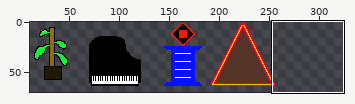
A sprite sheet gets an edit: 追跡者１/追跡者１/ueki.png. The first picture is a wide view before the edit; the outline marks the close-up.
Close-up. Before the commit:
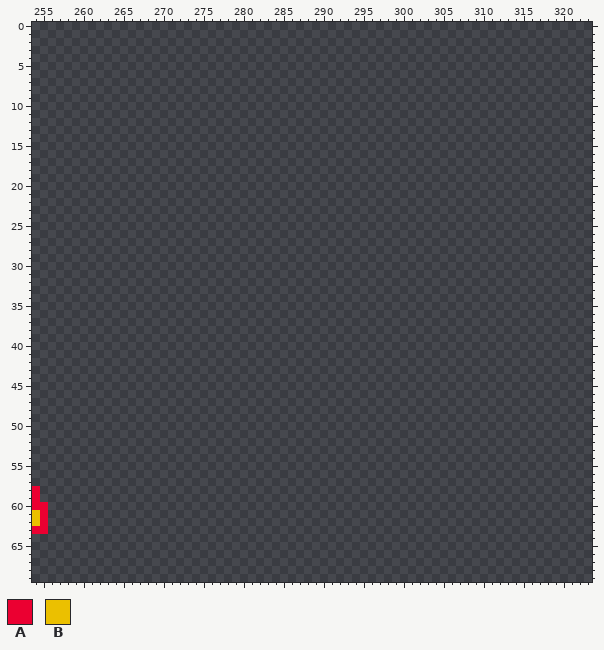
The file is 512x512 pixels. Pixels under 10% opacity are left out. Colours within 5 levels of each other are drawn and written as one. Shown: x 254..323, y 0..69. The wide view leaves out empty margins.
Palette (. is transparent): A #eb0031  B #ebc000
Pixels before (only the part around the change), first column x 254:
 0 ......................................................................
 1 ......................................................................
 2 ......................................................................
 3 ......................................................................
 4 ......................................................................
 5 ......................................................................
 6 ......................................................................
 7 ......................................................................
 8 ......................................................................
 9 ......................................................................
10 ......................................................................
11 ......................................................................
12 ......................................................................
13 ......................................................................
14 ......................................................................
15 ......................................................................
16 ......................................................................
17 ......................................................................
18 ......................................................................
19 ......................................................................
20 ......................................................................
21 ......................................................................
22 ......................................................................
23 ......................................................................
24 ......................................................................
25 ......................................................................
26 ......................................................................
27 ......................................................................
28 ......................................................................
29 ......................................................................
30 ......................................................................
31 ......................................................................
32 ......................................................................
33 ......................................................................
34 ......................................................................
35 ......................................................................
36 ......................................................................
37 ......................................................................
38 ......................................................................
39 ......................................................................
40 ......................................................................
41 ......................................................................
42 ......................................................................
43 ......................................................................
44 ......................................................................
45 ......................................................................
46 ......................................................................
47 ......................................................................
48 ......................................................................
49 ......................................................................
50 ......................................................................
51 ......................................................................
52 ......................................................................
53 ......................................................................
54 ......................................................................
55 ......................................................................
56 ......................................................................
57 ......................................................................
58 A.....................................................................
59 A.....................................................................
60 AA....................................................................
61 BA....................................................................
62 BA....................................................................
63 AA....................................................................
64 ......................................................................
65 ......................................................................
66 ......................................................................
67 ......................................................................
68 ......................................................................
69 ......................................................................
After:
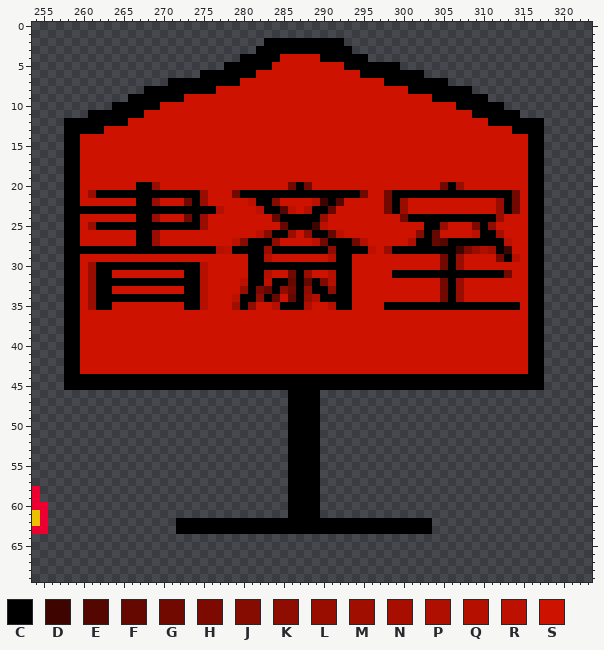
Colours new in this view: C #000000  D #3e0500  E #540700  F #640800  G #710900  H #7c0a00  J #860b00  K #8f0c00  L #980d00  M #a00e00  N #a80e00  P #af0f00  Q #b50f00  R #bc1000  S #ce1200
Difference:
Changed rows in their new state; - is an unchanged pixel.
first column x 258:
 2 -------------------------CCCCCCCCCC-------------------------
 3 ------------------------CCCCCCCCCCCC------------------------
 4 ----------------------CCCCCSSSSSCCCCCC----------------------
 5 --------------------CCCCCCSSSSSSSSSCCCCCCC------------------
 6 -----------------CCCCCCCSSSSSSSSSSSSSCCCCCCCC---------------
 7 -------------CCCCCCCCCSSSSSSSSSSSSSSSSSSCCCCCCCC------------
 8 ----------CCCCCCCCCSSSSSSSSSSSSSSSSSSSSSSSSCCCCCCCC---------
 9 --------CCCCCCCSSSSSSSSSSSSSSSSSSSSSSSSSSSSSSSCCCCCCC-------
10 ------CCCCCCSSSSSSSSSSSSSSSSSSSSSSSSSSSSSSSSSSSSSCCCCCC-----
11 ---CCCCCCCSSSSSSSSSSSSSSSSSSSSSSSSSSSSSSSSSSSSSSSSSCCCCCC---
12 CCCCCCCCSSSSSSSSSSSSSSSSSSSSSSSSSSSSSSSSSSSSSSSSSSSSSCCCCCCC
13 CCCCCSSSSSSSSSSSSSSSSSSSSSSSSSSSSSSSSSSSSSSSSSSSSSSSSSSSCCCC
14 CCSSSSSSSSSSSSSSSSSSSSSSSSSSSSSSSSSSSSSSSSSSSSSSSSSSSSSSSSCC
15 CCSSSSSSSSSSSSSSSSSSSSSSSSSSSSSSSSSSSSSSSSSSSSSSSSSSSSSSSSCC
16 CCSSSSSSSSSSSSSSSSSSSSSSSSSSSSSSSSSSSSSSSSSSSSSSSSSSSSSSSSCC
17 CCSSSSSSSSSSSSSSSSSSSSSSSSSSSSSSSSSSSSSSSSSSSSSSSSSSSSSSSSCC
18 CCSSSSSSSSSSSSSSSSSSSSSSSSSSSSSSSSSSSSSSSSSSSSSSSSSSSSSSSSCC
19 CCSSSSSSSSSSSSSSSSSSSSSSSSSSSSSSSSSSSSSSSSSSSSSSSSSSSSSSSSCC
20 CCSSSSSSSCCLSSSSSSSSSSSSSSSSGCGSSSSSSSSSSSSSSSSGCLSSSSSSSSCC
21 CCSLCCCCCCCCCCCCCLSSSGCCCCCCCCCCCCCCCGSSGCCCCCCCCCCCCCCCGSCC
22 CCSSSSSSSCCLSSSGCLSSSSSRCCJSSSSRDCESSSSSGCLSSSSSSSSSSSLCGSCC
23 CCCCCCCCCCCCCCCCCCCQSSSSRCCERSQCCFSSSSSSGCLSSSSSSSSSSSLCGSCC
24 CCSSSSSSSCCLSSSGCLSSSSSSSSFCCCCCLSSSSSSSSSGCCCCCCCCCCCLSSSCC
25 CCSLCCCCCCCCCCCCCLSSSSSSSSSFCCCDRSSSSSSSSSSSSCCLSSSHCKSSSSCC
26 CCSSSSSSSCCLSSSSSSSSSSSSRJCCLSKCCFRSSSSSSSSSJCFSSSSRCCNSSSCC
27 CCSSSSSSSCCLSSSSSSSSSRJCCCKSSSSRGCCCGQSSSSSPCCFECCCCCCCRSSCC
28 CCCCCCCCCCCCCCCCCCCQRCCCCLCCCCCCCKCCCCRSLCCCCCCCCDHLPMCDSSCC
29 CCSSSSSSSSSSSSSSSSSSSSSCCQSSSSSSSQCCSSSSSSSSSSSGCLSSSSGCQSCC
30 CCSLCCCCCCCCCCCCCQSSSSSCCCCCCCCCCCCCSSSSSSSSSSSGCLSSSSSSSSCC
31 CCSLCCSSSSSSSSSCCQSSSSSCCQSSGCLSSQCCSSSSSCCCCCCCCCCCCCCGSSCC
32 CCSLCCCCCCCCCCCCCQSSSSRCCRCCFCFCHQCCSSSSSSSSSSSGCLSSSSSSSSCC
33 CCSLCCSSSSSSSSSCCQSSSSLCHFCKGCKCCKCCSSSSSSSSSSSGCLSSSSSSSSCC
34 CCSLCCCCCCCCCCCCCQSSSRCCKCFSFCLPCCCCSSSSSSSSSSSGCLSSSSSSSSCC
35 CCSLCCSSSSSSSSSCCQSSSMCKSSQCCCPSSQCCSSSSCCCCCCCCCCCCCCCCCSCC
36 CCSSSSSSSSSSSSSSSSSSSSSSSSSSSSSSSSSSSSSSSSSSSSSSSSSSSSSSSSCC
37 CCSSSSSSSSSSSSSSSSSSSSSSSSSSSSSSSSSSSSSSSSSSSSSSSSSSSSSSSSCC
38 CCSSSSSSSSSSSSSSSSSSSSSSSSSSSSSSSSSSSSSSSSSSSSSSSSSSSSSSSSCC
39 CCSSSSSSSSSSSSSSSSSSSSSSSSSSSSSSSSSSSSSSSSSSSSSSSSSSSSSSSSCC
40 CCSSSSSSSSSSSSSSSSSSSSSSSSSSSSSSSSSSSSSSSSSSSSSSSSSSSSSSSSCC
41 CCSSSSSSSSSSSSSSSSSSSSSSSSSSSSSSSSSSSSSSSSSSSSSSSSSSSSSSSSCC
42 CCSSSSSSSSSSSSSSSSSSSSSSSSSSSSSSSSSSSSSSSSSSSSSSSSSSSSSSSSCC
43 CCSSSSSSSSSSSSSSSSSSSSSSSSSSSSSSSSSSSSSSSSSSSSSSSSSSSSSSSSCC
44 CCCCCCCCCCCCCCCCCCCCCCCCCCCCCCCCCCCCCCCCCCCCCCCCCCCCCCCCCCCC
45 CCCCCCCCCCCCCCCCCCCCCCCCCCCCCCCCCCCCCCCCCCCCCCCCCCCCCCCCCCCC
46 ----------------------------CCCC----------------------------
47 ----------------------------CCCC----------------------------
48 ----------------------------CCCC----------------------------
49 ----------------------------CCCC----------------------------
50 ----------------------------CCCC----------------------------
51 ----------------------------CCCC----------------------------
52 ----------------------------CCCC----------------------------
53 ----------------------------CCCC----------------------------
54 ----------------------------CCCC----------------------------
55 ----------------------------CCCC----------------------------
56 ----------------------------CCCC----------------------------
57 ----------------------------CCCC----------------------------
58 ----------------------------CCCC----------------------------
59 ----------------------------CCCC----------------------------
60 ----------------------------CCCC----------------------------
61 ----------------------------CCCC----------------------------
62 --------------CCCCCCCCCCCCCCCCCCCCCCCCCCCCCCCC--------------
63 --------------CCCCCCCCCCCCCCCCCCCCCCCCCCCCCCCC--------------
Boxes around the changes in both close-ups, in picture pixels (x1, y1, x2, y2):
added: (64, 38, 544, 534)
